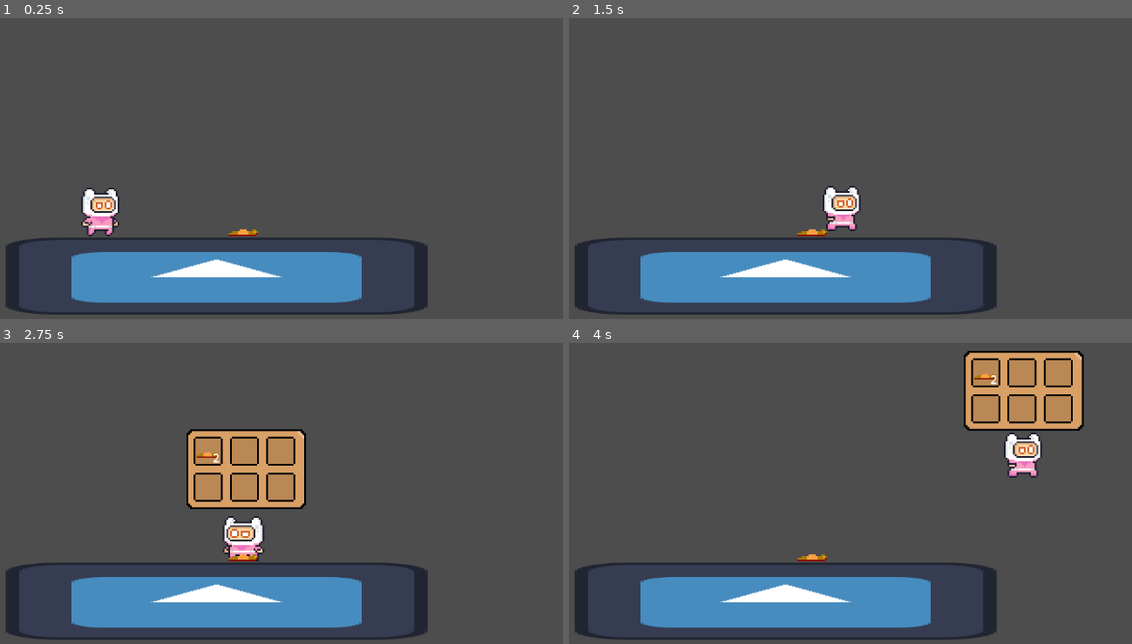
Above: before the commit, frames 1-4 (two rows, left to right).
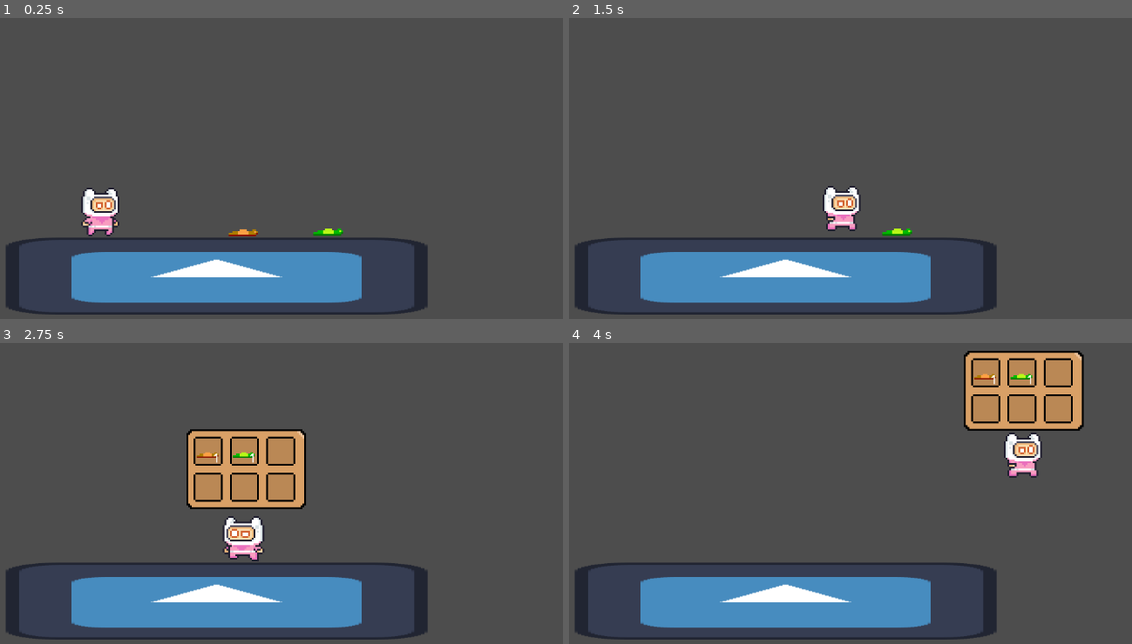
Above: after the commit, the same moments.

Repository: kbyrnes-tcd/rotten-itf
Game: Godot game, scene res://scenes/drafts/main.tscn
The game is run twice, just before and just after one commit, with the same random seed, the same clock (stepped at 60 frames per second) and the same inputs. The engine's default icon, where the game draws it, is replaced by a stand-in: a white triangle on a blue panel in a dark square.
Inputs:
- Up to frame 1 (0.25 s): no input
- Up to frame 2 (1.5 s): hold D (right) from 0.53 s (still down); tap I (inv) at 0.6, 1.35 s; tap Space (jump) at 0.77 s
- Up to frame 3 (2.75 s): tap Space (jump) at 1.52 s; release D (right) at 2.03 s; hold Left (left) from 2.03 s (still down); tap I (inv) at 2.1 s
- Up to frame 4 (4 s): release Left (left) at 2.78 s; hold D (right) from 2.78 s (still down); tap I (inv) at 2.85, 3.6 s; tap Space (jump) at 3.02, 3.77 s

The runs differ from the first frame. In frame 1, 0.1% of the frame differs, in the area x 55-61%, y 69-73%; in frame 2, 0.2%, in the area x 40-61%, y 69-73%; in frame 3, 0.2%; in frame 4, 0.2%.

Commit message:
Inventory item: collected item disappears from scene
Now collecting an item means it disappears from scene
Also added a new collectible item type: green worm, collectible_item scene also dynamically renders its Sprite2D via its Item resource

Diff:
--- /dev/null
+++ b/rotten-itf-game/scenes/drafts/collectible_item.tscn
@@ -0,0 +1,25 @@
+[gd_scene format=3 uid="uid://ufmhebijpwbb"]
+
+[ext_resource type="Script" uid="uid://deenwpb4no5r5" path="res://scripts/inventory_system/collectible_item.gd" id="1_ueyh1"]
+[ext_resource type="Resource" uid="uid://dt677afg3p4f0" path="res://scripts/inventory_system/items/orange_worm.tres" id="2_ukttb"]
+[ext_resource type="Texture2D" uid="uid://cjfpxpgmucw6b" path="res://assets/images/worms/placeholder_worm.png" id="3_ueyh1"]
+
+[sub_resource type="RectangleShape2D" id="RectangleShape2D_s7xyy"]
+size = Vector2(20.360611, 9)
+
+[node name="CollectibleItem" type="Node2D" unique_id=385129123]
+scale = Vector2(3, 3)
+script = ExtResource("1_ueyh1")
+item = ExtResource("2_ukttb")
+metadata/_edit_group_ = true
+
+[node name="Sprite2D" type="Sprite2D" parent="." unique_id=1696524264]
+texture = ExtResource("3_ueyh1")
+
+[node name="Area2D" type="Area2D" parent="." unique_id=1364256593]
+
+[node name="CollisionShape2D" type="CollisionShape2D" parent="Area2D" unique_id=1894818423]
+position = Vector2(0, 5.5)
+shape = SubResource("RectangleShape2D_s7xyy")
+
+[connection signal="body_entered" from="Area2D" to="." method="_on_area_2d_body_entered"]
--- a/rotten-itf-game/scenes/drafts/main.tscn
+++ b/rotten-itf-game/scenes/drafts/main.tscn
@@ -2,15 +2,11 @@
 
 [ext_resource type="PackedScene" uid="uid://cr5i32q6le804" path="res://scenes/player.tscn" id="1_o5qli"]
 [ext_resource type="Texture2D" uid="uid://c6erfvcnubuee" path="res://icon.svg" id="2_0wfyh"]
-[ext_resource type="Script" uid="uid://deenwpb4no5r5" path="res://scripts/inventory_system/collectible_item.gd" id="3_gf3yc"]
-[ext_resource type="Resource" uid="uid://dt677afg3p4f0" path="res://scripts/inventory_system/items/orange_worm.tres" id="4_c7vjp"]
-[ext_resource type="Texture2D" uid="uid://cotxrl2gpbqxr" path="res://assets/images/worms/orange_worm_1.png" id="4_s7xyy"]
+[ext_resource type="PackedScene" uid="uid://ufmhebijpwbb" path="res://scenes/drafts/collectible_item.tscn" id="3_7uiby"]
+[ext_resource type="Resource" uid="uid://6pxkrw3jqp6n" path="res://scripts/inventory_system/items/green_worm.tres" id="4_gf3yc"]
 
 [sub_resource type="RectangleShape2D" id="RectangleShape2D_0wfyh"]
 size = Vector2(128, 130)
-
-[sub_resource type="RectangleShape2D" id="RectangleShape2D_s7xyy"]
-size = Vector2(20.360611, 20)
 
 [node name="Main" type="Node2D" unique_id=1166888353]
 
@@ -30,21 +26,9 @@
 scale = Vector2(5.455, 1)
 shape = SubResource("RectangleShape2D_0wfyh")
 
-[node name="CollectibleItem" type="Node2D" parent="." unique_id=730787031]
+[node name="OrangeWorm" parent="." unique_id=385129123 instance=ExtResource("3_7uiby")]
 position = Vector2(625, 487)
-script = ExtResource("3_gf3yc")
-item = ExtResource("4_c7vjp")
-metadata/_edit_group_ = true
 
-[node name="Sprite2D" type="Sprite2D" parent="CollectibleItem" unique_id=32478065]
-scale = Vector2(3, 3)
-texture = ExtResource("4_s7xyy")
-
-[node name="Area2D" type="Area2D" parent="CollectibleItem" unique_id=1970851742]
-
-[node name="CollisionShape2D" type="CollisionShape2D" parent="CollectibleItem/Area2D" unique_id=982988102]
-position = Vector2(-1.4524536, 14)
-scale = Vector2(2.5095062, 1.0395054)
-shape = SubResource("RectangleShape2D_s7xyy")
-
-[connection signal="body_entered" from="CollectibleItem/Area2D" to="CollectibleItem" method="_on_area_2d_body_entered"]
+[node name="GreenWorm" parent="." unique_id=1305437828 instance=ExtResource("3_7uiby")]
+position = Vector2(765, 486.00003)
+item = ExtResource("4_gf3yc")
--- a/rotten-itf-game/scripts/inventory_system/collectible_item.gd
+++ b/rotten-itf-game/scripts/inventory_system/collectible_item.gd
@@ -1,13 +1,16 @@
 extends Node2D
 @onready var area_2d: Area2D = $Area2D
+@onready var sprite_2d: Sprite2D = $Sprite2D
 
 @export var item : InvItem
+#@export var texture : Texture2D
 var player = null;
 
-#func _ready() -> void:
-	#print("i am a collectible item~" + item.name)
+func _ready() -> void:
+	$Sprite2D.texture = item.texture
 
 func _on_area_2d_body_entered(body: Node2D) -> void:
 	if body.has_method("collect"):
 		player = body
 		player.collect(item)
+		queue_free()
--- /dev/null
+++ b/rotten-itf-game/scripts/inventory_system/items/green_worm.tres
@@ -0,0 +1,10 @@
+[gd_resource type="Resource" script_class="InvItem" format=3 uid="uid://6pxkrw3jqp6n"]
+
+[ext_resource type="Script" uid="uid://b0vt1mp7wu6pu" path="res://scripts/inventory_system/inv_item.gd" id="1_jq40k"]
+[ext_resource type="Texture2D" uid="uid://drrgtpc3u6638" path="res://assets/images/worms/green_worm_1.png" id="2_4qllb"]
+
+[resource]
+script = ExtResource("1_jq40k")
+name = "green_worm"
+texture = ExtResource("2_4qllb")
+metadata/_custom_type_script = "uid://b0vt1mp7wu6pu"
Binary file added: rotten-itf-game/assets/images/worms/placeholder_worm.png
Not shown, added: rotten-itf-game/assets/images/worms/placeholder_worm.png.import
